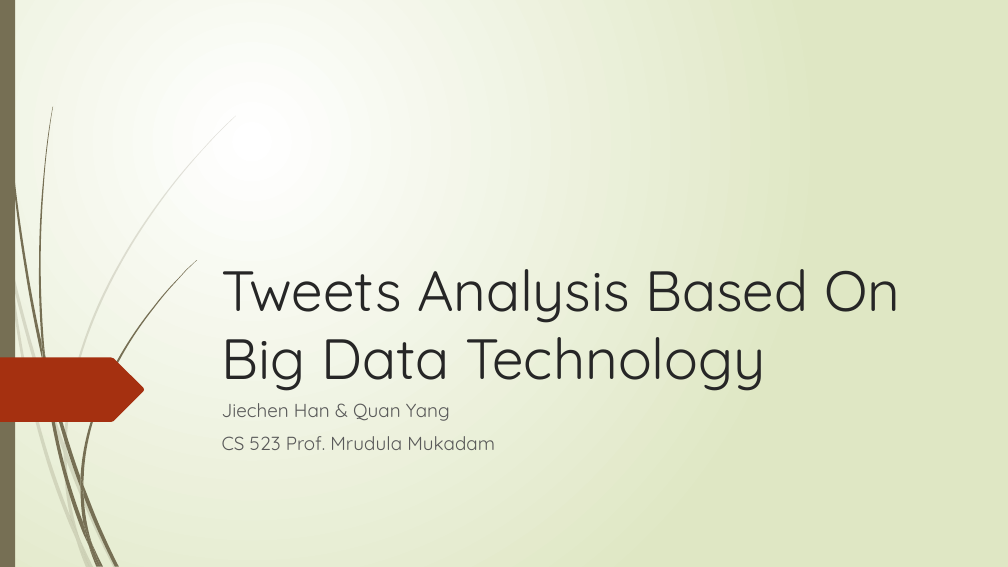
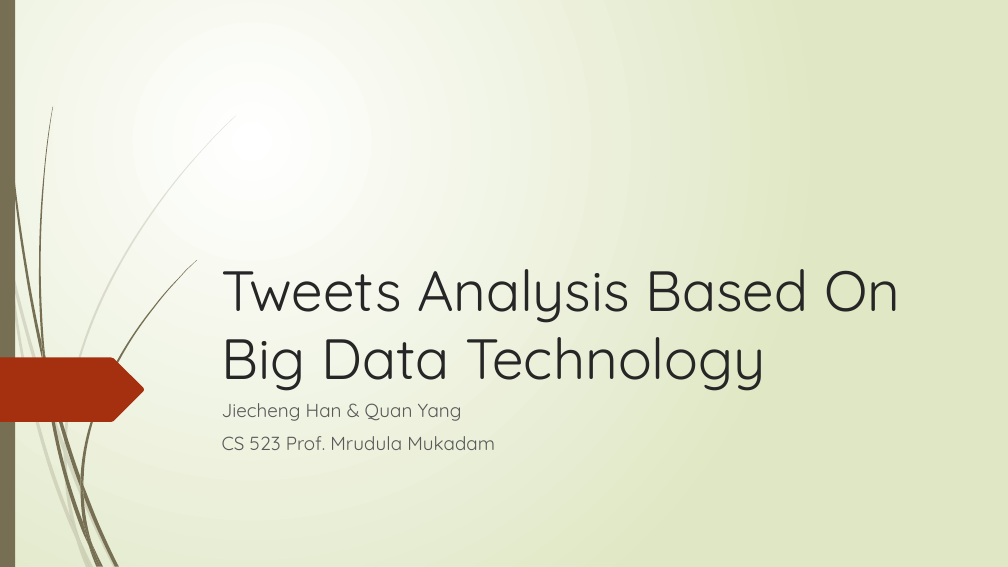
Before and after one commit to yangquan1982/cs523BDT, a slide deck: slide 1 of Docs/Tweets Analysis.pptx. Drawn at 1008x567 pixels with LibreOffice and Linux fonts; fonts in the diff are those of the drawing. Boxes give left, top, right and bottom in pixels: in the first picture for what was removed or moved away, otherwise in the second. Text is boxed around its words. In the diff, an @@ line names an element or a change of style, - is before the commit and + after.

Commit message:
update

```diff
--- a/Docs/Tweets Analysis.pptx
+++ b/Docs/Tweets Analysis.pptx
@@ subtitle at bbox=[222, 403, 462, 421]: text changed @@
-Jiechen Han & Quan Yang
+Jiecheng Han & Quan Yang
```
